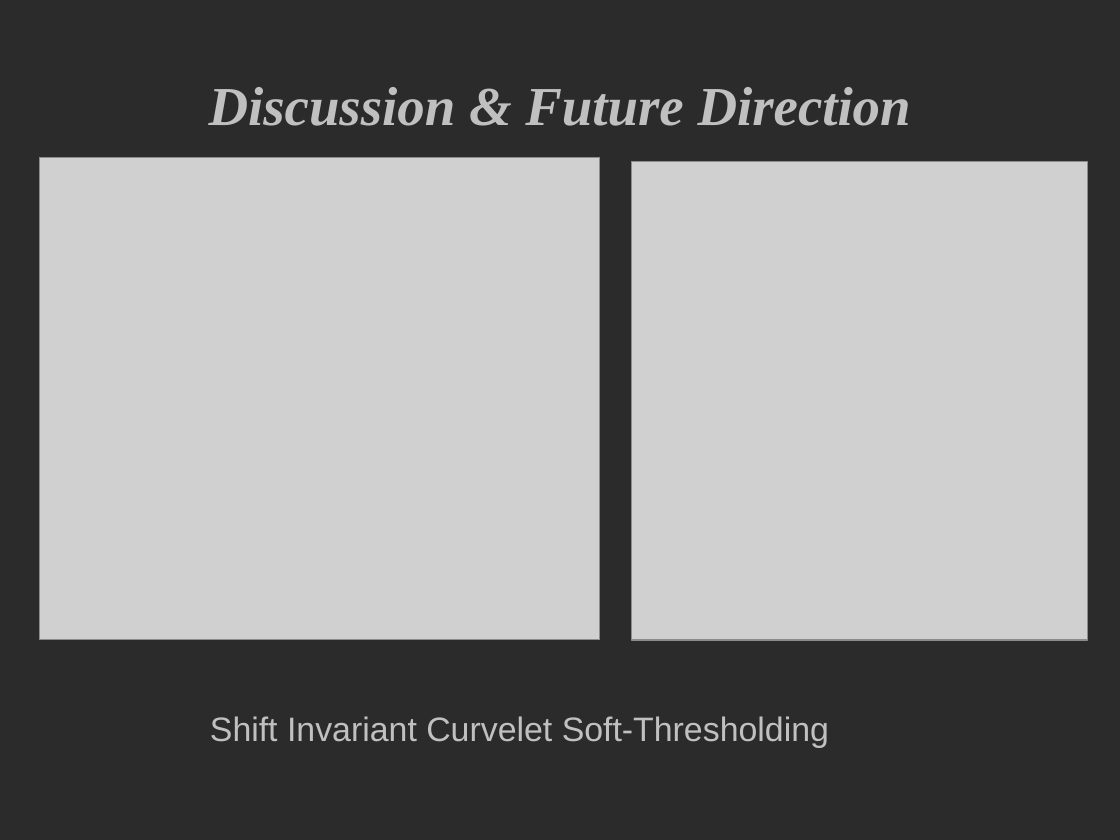
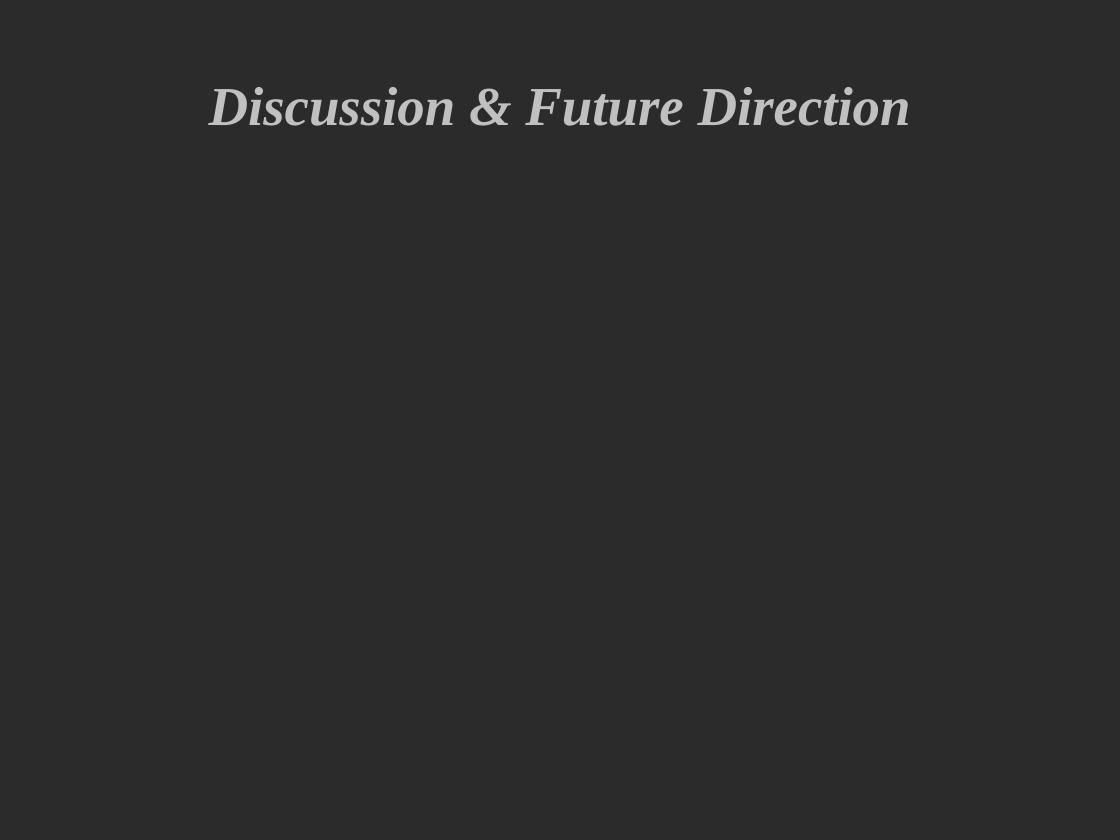
Before and after one commit to bpostlethwaite/Masters-Thesis, a slide deck: slide 14 of presentation/EdmontonTalk_NEW.odp. Drawn at 1120x840 pixels with LibreOffice and Linux fonts; fonts in the diff are those of the drawing; grey boxes stand for pictures; background and template pictures are left out; a plain dark background stands for a picture behind light text. Boxes give left, top, right and bottom in pixels: in the first picture for what was removed or moved away, otherwise in the second. Text is boxed around its words. In the diff, an @@ line names an element or a change of style, - is before the commit and + after.

```diff
--- a/presentation/EdmontonTalk_NEW.odp
+++ b/presentation/EdmontonTalk_NEW.odp
@@ picture removed at [40,158,600,640] @@
@@ picture removed at [632,162,1088,640] @@
@@ text removed at [210,716,829,748] @@
-Shift Invariant Curvelet Soft-Thresholding
```
Also in this commit, not shown: 28 other files.
